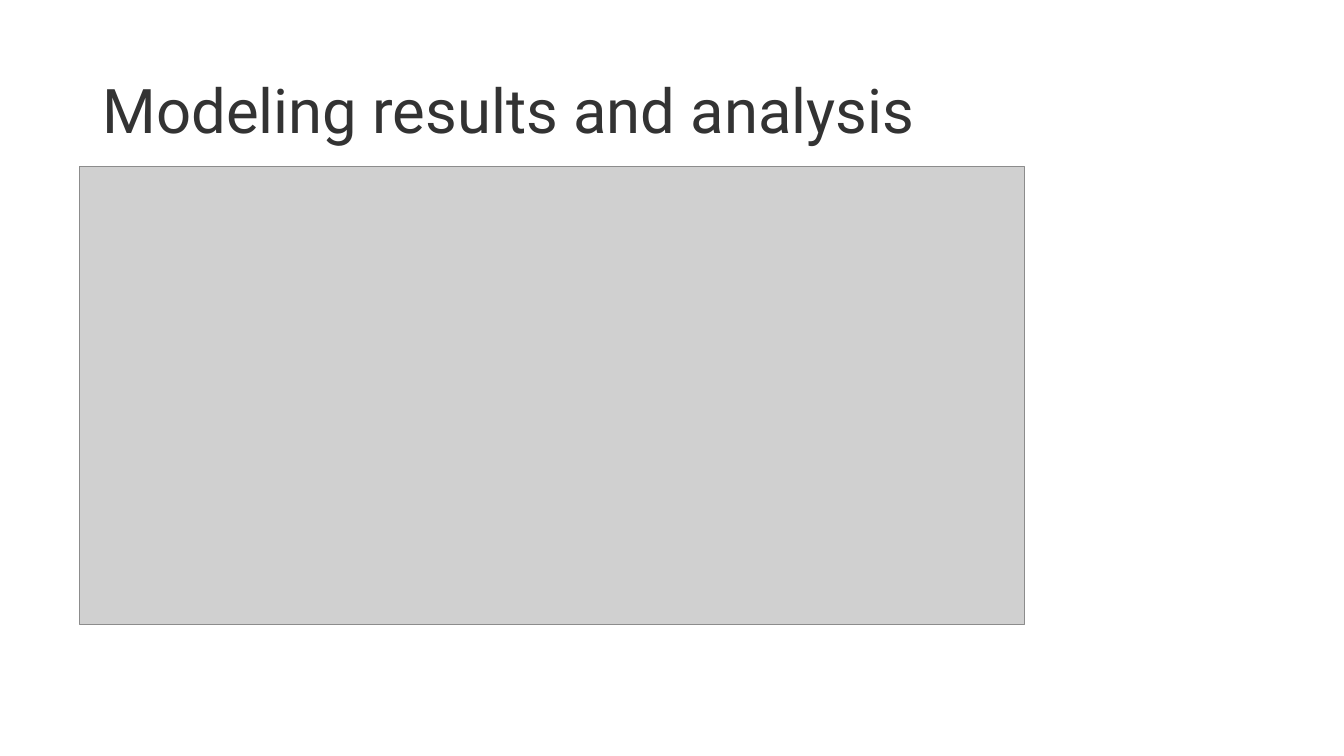
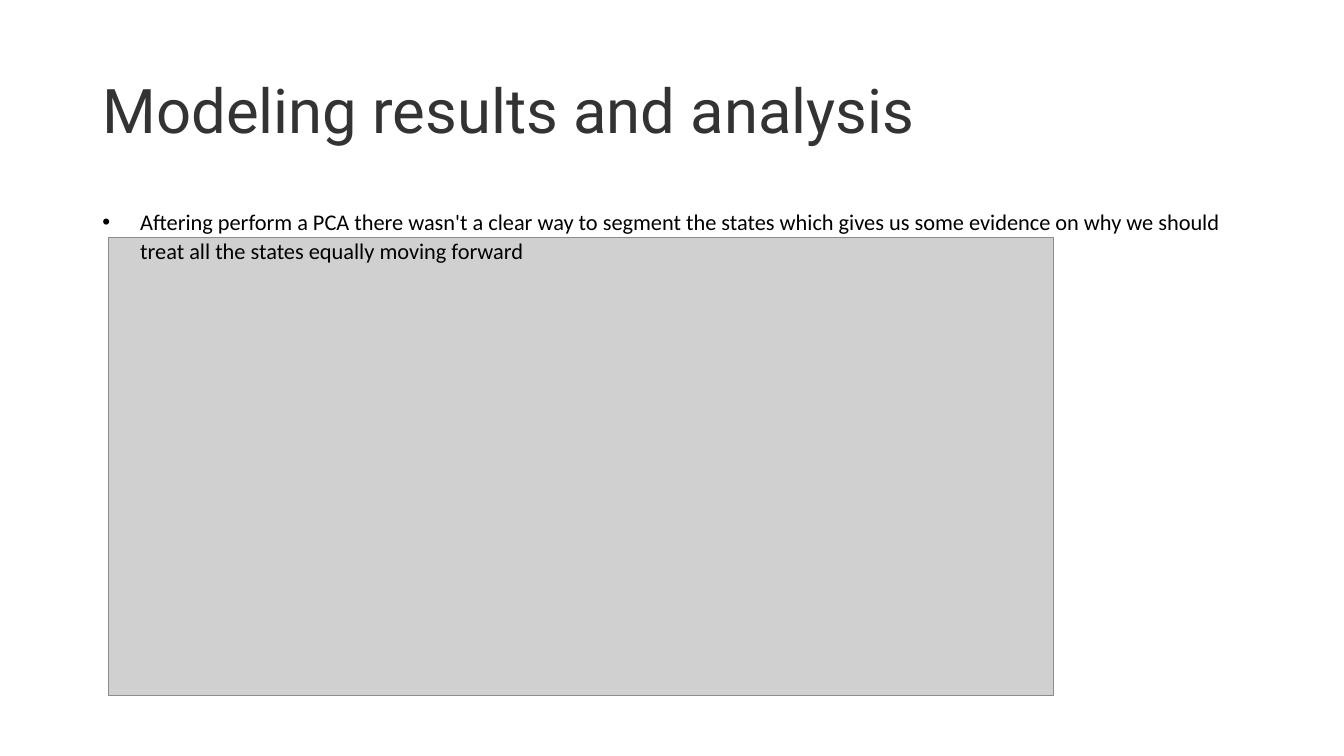
Before and after one commit to ntpntp/DataScienceGuidedCapstone, a slide deck: slide 5 of Big Mountain resort price prediction.pptx. Drawn at 1344x756 pixels with LibreOffice and Linux fonts; fonts in the diff are those of the drawing; grey boxes stand for pictures. Boxes give left, top, right and bottom in pixels: in the first picture for what was removed or moved away, otherwise in the second. Text is boxed around its words. In the diff, an @@ line names an element or a change of style, - is before the commit and + after.

Commit message:
Added report .

```diff
--- a/Big Mountain resort price prediction.pptx
+++ b/Big Mountain resort price prediction.pptx
@@ picture: place and size @@
-picture at [80,166,1024,625]
+picture at [109,238,1054,697]
@@ text added at [140,214,1219,263], 16 pt, text #000000 @@
+• Aftering perform a PCA there wasn't a clear way to segment the states which gives us some evidence on why we should treat all the states equally moving forward
```
